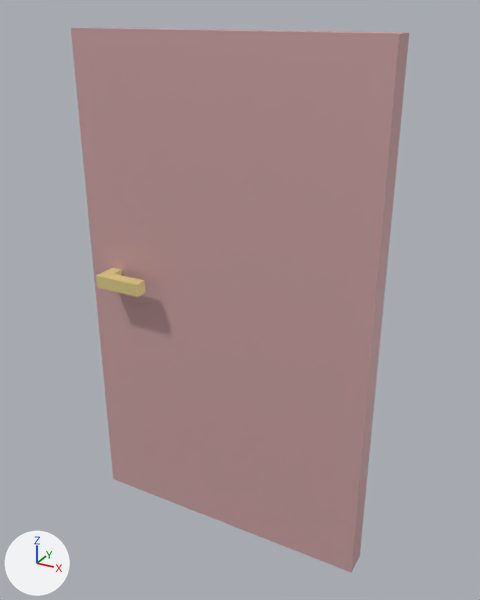
The glTF model Assets/Chaps/All/Door00/Door00-0.gltf as it was, and as the next commit left it.
The view is the same before and after, from a camera (50 mm lens) standing at (11.5, -39.4, 41.3) and looking at (-11.2, 1.8, 20.7). Lighting does not change. The marker at lower left points along +X, +Y and +Z. The picture after the commit comes second. Where no turn or scale is listed for an object, it has been applied to the vertices. Vertices at exactly the same position are counted once.

The older version as bpy lines, for what is in view:
```python
ob_mesh_0 = bpy.data.objects.new('Mesh_0', me_mesh_0)
ob_mesh_0.location = (-32.0, 0.0, 0.0)
ob_mesh_1 = bpy.data.objects.new('Mesh_1', me_mesh_1)
ob_mesh_1.location = (-16.0, 0.0, 0.0)
ob_mesh_2 = bpy.data.objects.new('Mesh_2', me_mesh_2)
ob_mesh_2.location = (-32.0, -16.0, 16.0)
ob_mesh_3 = bpy.data.objects.new('Mesh_3', me_mesh_3)
ob_mesh_3.location = (-32.0, 0.0, 16.0)
ob_mesh_4 = bpy.data.objects.new('Mesh_4', me_mesh_4)
ob_mesh_4.location = (-16.0, 0.0, 16.0)
ob_mesh_5 = bpy.data.objects.new('Mesh_5', me_mesh_5)
ob_mesh_5.location = (-32.0, 0.0, 32.0)
ob_mesh_6 = bpy.data.objects.new('Mesh_6', me_mesh_6)
ob_mesh_6.location = (-16.0, 0.0, 32.0)
```
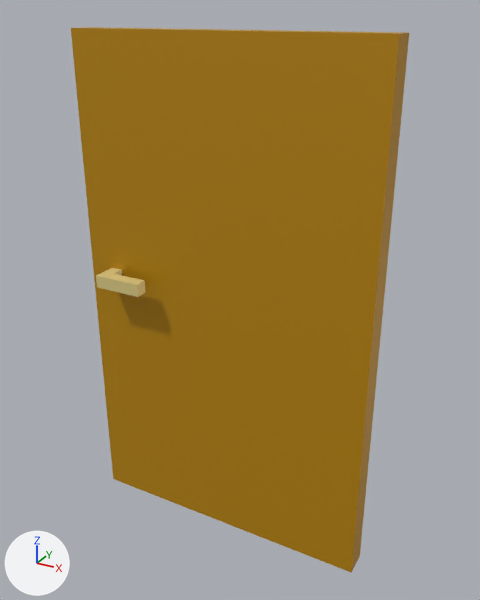
Commit message: * fixed the door 00

Location of each change, [x1, y1, x2, y2] in pixels of the pictures (480 x 600 px):
part 1 of me_mesh_0, recoloured (darker)
    both: [99, 329, 183, 506]
part 2 of me_mesh_1, recoloured (darker)
    both: [177, 350, 376, 572]
part 3 of me_mesh_3, recoloured (darker)
    both: [81, 141, 177, 350]
part 4 of me_mesh_4, recoloured (darker)
    both: [168, 151, 396, 401]
part 5 of me_mesh_5, recoloured (darker)
    both: [71, 27, 168, 151]
part 6 of me_mesh_6, recoloured (darker)
    both: [163, 29, 409, 176]

What changed in the scene script:
```text
Change me_mesh_0:
    where me_mesh_0.from_pydata(...)  # 331 vertices, 608 faces; spans x 8.0..16.0, y 0.0..2.0, z 0.0..16.0
    used by ob_mesh_0; location = (-32.0, 0.0, 0.0)
    me_mesh_0 part 1: 608 faces centred in x 8.0..15.7, y 0.0..2.0, z 0.0..15.7 are repainted in the vertex colours; the middle colour goes from pink #d5aaaa to yellow #c18d00
Change me_mesh_1:
    where me_mesh_1.from_pydata(...)  # 611 vertices, 1152 faces; spans x 0.0..16.0, y 0.0..2.0, z 0.0..16.0
    used by ob_mesh_1; location = (-16.0, 0.0, 0.0)
    me_mesh_1 part 2: 1152 faces centred in x 0.3..16.0, y 0.0..2.0, z 0.0..15.7 are repainted in the vertex colours; the middle colour goes from pink #d5aaaa to yellow #c18d00
Change me_mesh_3:
    where me_mesh_3.from_pydata(...)  # 343 vertices, 614 faces; spans x 8.0..16.0, y 0.0..4.0, z 0.0..16.0
    used by ob_mesh_3; location = (-32.0, 0.0, 16.0)
    me_mesh_3 part 3: 572 faces centred in x 8.0..15.7, y 0.0..2.0, z 0.3..15.7 are repainted in the vertex colours; the middle colour goes from pink #d5aaaa to yellow #c18d00
Change me_mesh_4:
    where me_mesh_4.from_pydata(...)  # 595 vertices, 1088 faces; spans x 0.0..16.0, y 0.0..2.0, z 0.0..16.0
    used by ob_mesh_4; location = (-16.0, 0.0, 16.0)
    me_mesh_4 part 4: 1088 faces centred in x 0.3..16.0, y 0.0..2.0, z 0.3..15.7 are repainted in the vertex colours; the middle colour goes from pink #d5aaaa to yellow #c18d00
Change me_mesh_5:
    where me_mesh_5.from_pydata(...)  # 179 vertices, 320 faces; spans x 8.0..16.0, y 0.0..2.0, z 0.0..8.0
    used by ob_mesh_5; location = (-32.0, 0.0, 32.0)
    me_mesh_5 part 5: 320 faces centred in x 8.0..15.67, y 0.0..2.0, z 0.33..8.0 are repainted in the vertex colours; the middle colour goes from pink #d5aaaa to yellow #c18d00
Change me_mesh_6:
    where me_mesh_6.from_pydata(...)  # 331 vertices, 608 faces; spans x 0.0..16.0, y 0.0..2.0, z 0.0..8.0
    used by ob_mesh_6; location = (-16.0, 0.0, 32.0)
    me_mesh_6 part 6: 608 faces centred in x 0.3..16.0, y 0.0..2.0, z 0.3..8.0 are repainted in the vertex colours; the middle colour goes from pink #d5aaaa to yellow #c18d00
```
